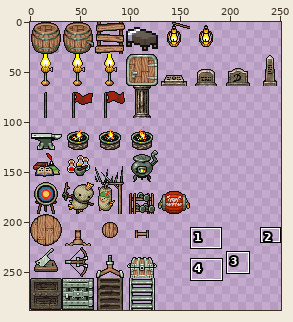
A sprite sheet gets an edit: DwarfCorp/DwarfCorpContent/Entities/Furniture/interior_furniture.png. Above: a wide view before the commit, with the close-up outlined.
Close-up. Before the commit:
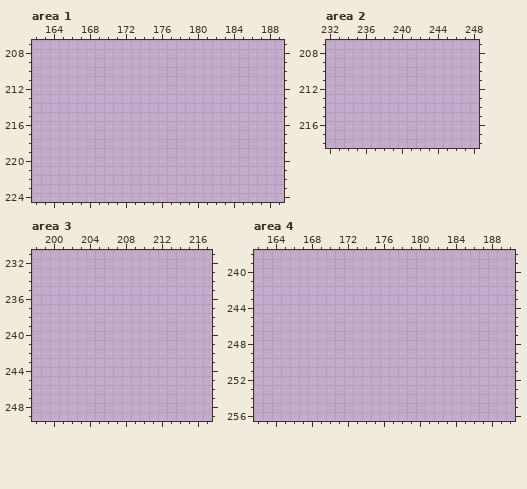
The file is 256x288 pixels. Pixels under 10% opacity are left out. Colours within 5 levels of each other are drawn and written as one. Shown: area 1: x 162..189, y 207..224; area 2: x 232..248, y 207..218; area 3: x 198..217, y 231..249; area 4: x 162..190, y 238..256. The wide view leaves out empty margins. The commit also changed other parts of the picture, which this record leaves out.
The same view after the edit:
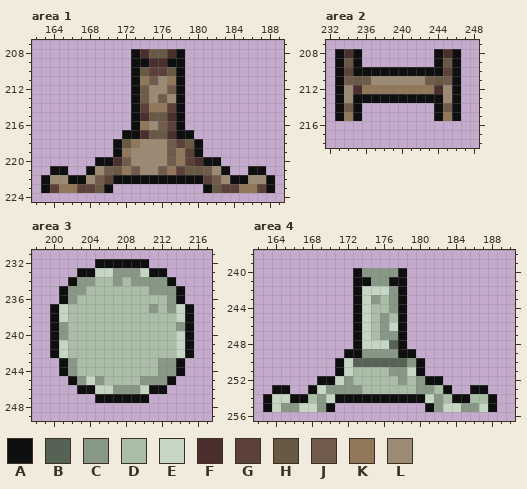
Palette (. is transparent): A #0f0f0f  B #566354  C #889886  D #a9bda7  E #c6d6c5  F #4b2e2e  G #5c4139  H #675943  J #705b4d  K #91785a  L #9c8a74
Edits made:
Changed rows in their new state; - is an unchanged pixel.
Area 1:
first column x 163:
208 ----------AFHHFA----------
209 ----------AAFFAA----------
210 ----------AHGGHA----------
211 ----------AKJLKA----------
212 ----------AJLLJA----------
213 ----------AJLJLA----------
214 ----------AGKKGA----------
215 ----------AFHHFA----------
216 ----------AKLJGA----------
217 ---------AAFHHFAA---------
218 --------AHKLLLJGHA--------
219 --------AKLLLLJKGA--------
220 ------AAFJLLLLJKGFAA------
221 -AA--ALJHKJLLJKGHHJLA--AA-
222 ALLAALJGAAAAAAAAAAGJLAALLA
223 AGKKGGHA----------AHGGKKGA
Area 2:
first column x 233:
208 AFA--------AFA
209 AHA--------AHA
210 AGAAAAAAAAAAGA
211 AJHJLLLLLLJHJA
212 ALFKKKKKKKKFLA
213 ALAAAAAAAAAALA
214 AJA--------AJA
215 AKA--------AKA
Area 3:
first column x 200:
232 -----AAAAAA-----
233 ---AAEECCCEAA---
234 --ACCDDCDCCCCA--
235 -ACCDDDDDDDCCCA-
236 -ACDDDDDDDDDDCA-
237 AEDDDDDDDDDCDCEA
238 AEDDDDDDDDDDDDEA
239 ACDDDDDDDDDDDDCA
240 ACDDDDDDDDDDDDEA
241 AEDDDDDDDDDDDDEA
242 AEDDDDDDDDDDDDEA
243 -ACDDDDDDDDDCCA-
244 -ACDDDDDDDDDCCA-
245 --ACECDDDDCCCA--
246 ---AAEECCCEAA---
247 -----AAAAAA-----
Area 4:
first column x 163:
240 ----------ACCCCA----------
241 ----------AACCAA----------
242 ----------AEEECA----------
243 ----------AECDCA----------
244 ----------AEDDCA----------
245 ----------AEDCDA----------
246 ----------AEDCEA----------
247 ----------AEDCCA----------
248 ----------AEEEBA----------
249 ---------AACCCCAA---------
250 --------AEBBBBBBCA--------
251 --------AEDDDDCCEA--------
252 ------AAECDDDDDCDCAA------
253 -AA--AECCCCDDDDDDCCDA--AA-
254 AEEAADCEAAAAAAAAAAECDAADDA
255 AECCEECA----------ACEECCEA
Changed places in both close-ups, as pixel boxes (x1, y1, x2, y2):
added: (41, 49, 275, 193)
added: (335, 49, 461, 121)
added: (50, 259, 194, 403)
added: (263, 268, 497, 412)
